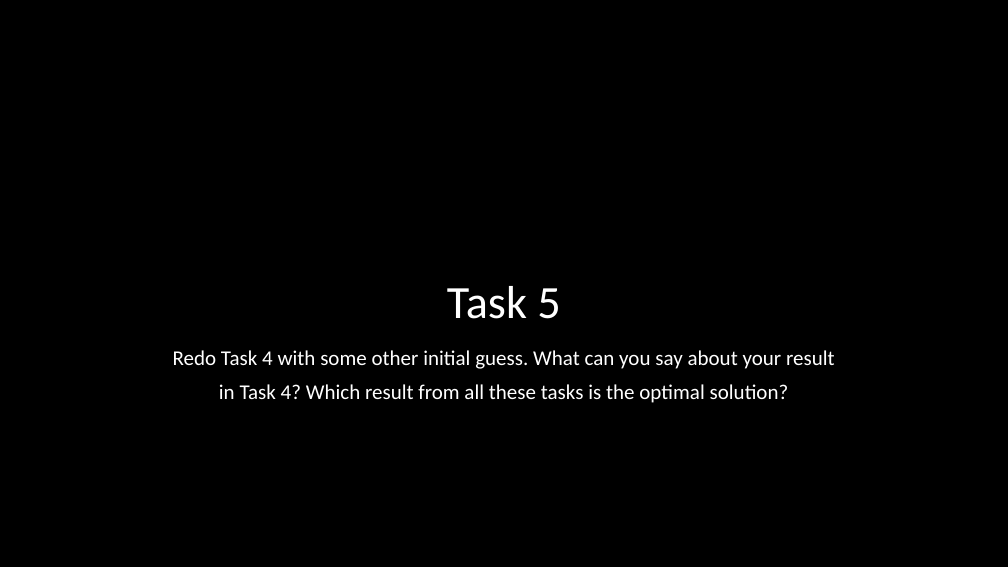
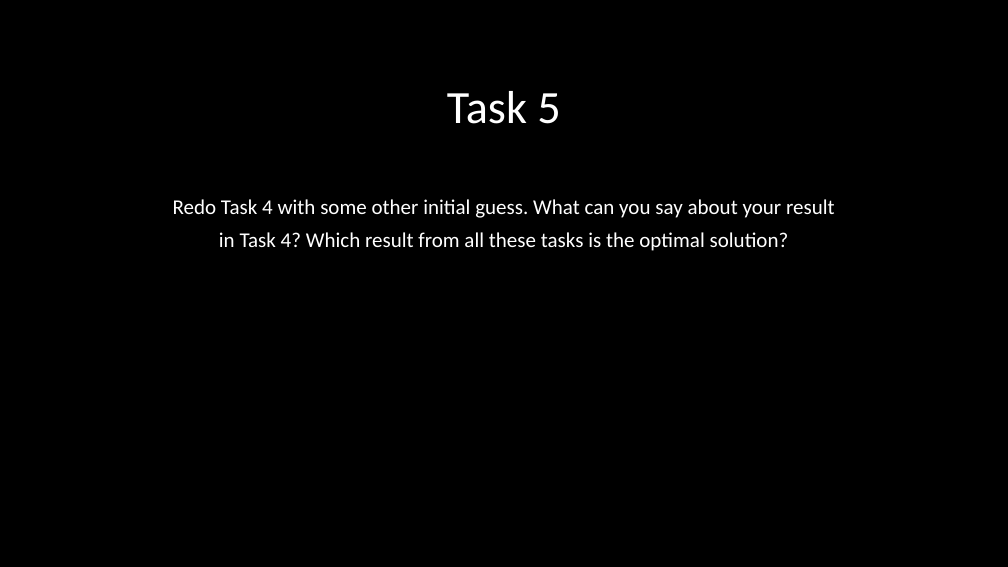
Before and after one commit to bidlekm/optimization_assignment, a slide deck: slide 9 of Ice Sheet Modeling and Optimization.pptx. Drawn at 1008x567 pixels with LibreOffice and Linux fonts; fonts in the diff are those of the drawing; background and template pictures are left out; a plain dark background stands for a picture behind light text. Boxes give left, top, right and bottom in pixels: in the first picture for what was removed or moved away, otherwise in the second. Text is boxed around its words. In the diff, an @@ line names an element or a change of style, - is before the commit and + after.

```diff
--- a/Ice Sheet Modeling and Optimization.pptx
+++ b/Ice Sheet Modeling and Optimization.pptx
@@ title "Task 5": place and size @@
-title "Task 5" at <box>447,286,560,319</box>
+title "Task 5" at <box>447,91,560,124</box>
@@ text "Redo Task 4 with some ...": place and size @@
-text "Redo Task 4 with some ..." at <box>173,350,835,403</box>
+text "Redo Task 4 with some ..." at <box>173,199,835,251</box>
```
Also in this commit, not shown: 5 other slides changed, 2 slides added, 1 slide removed, 3 other files.
